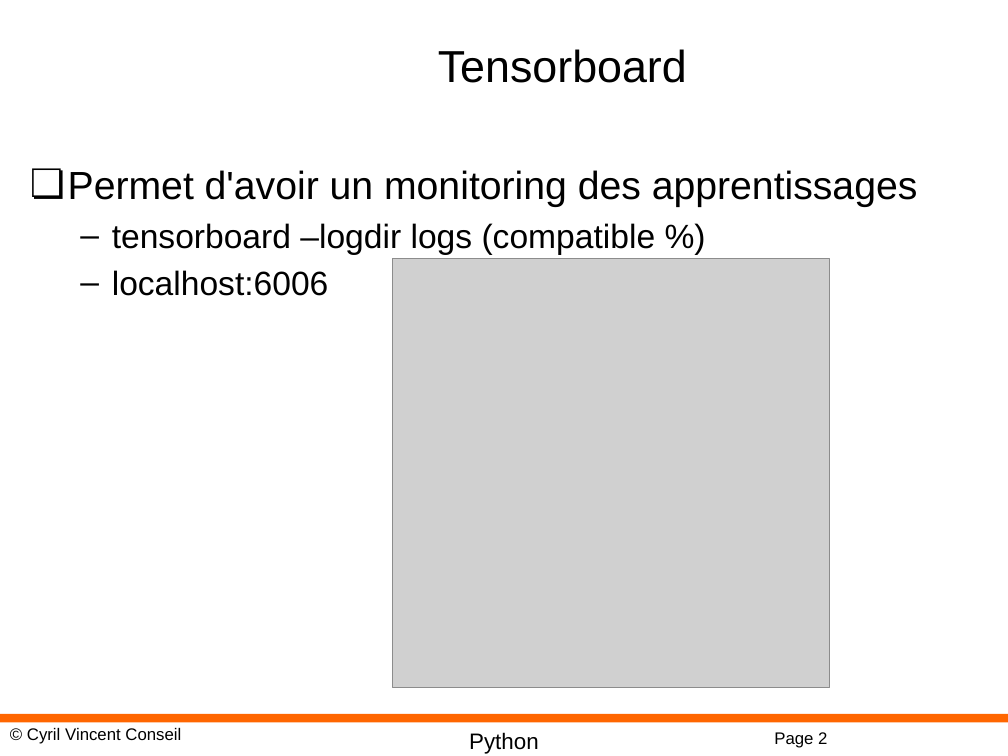
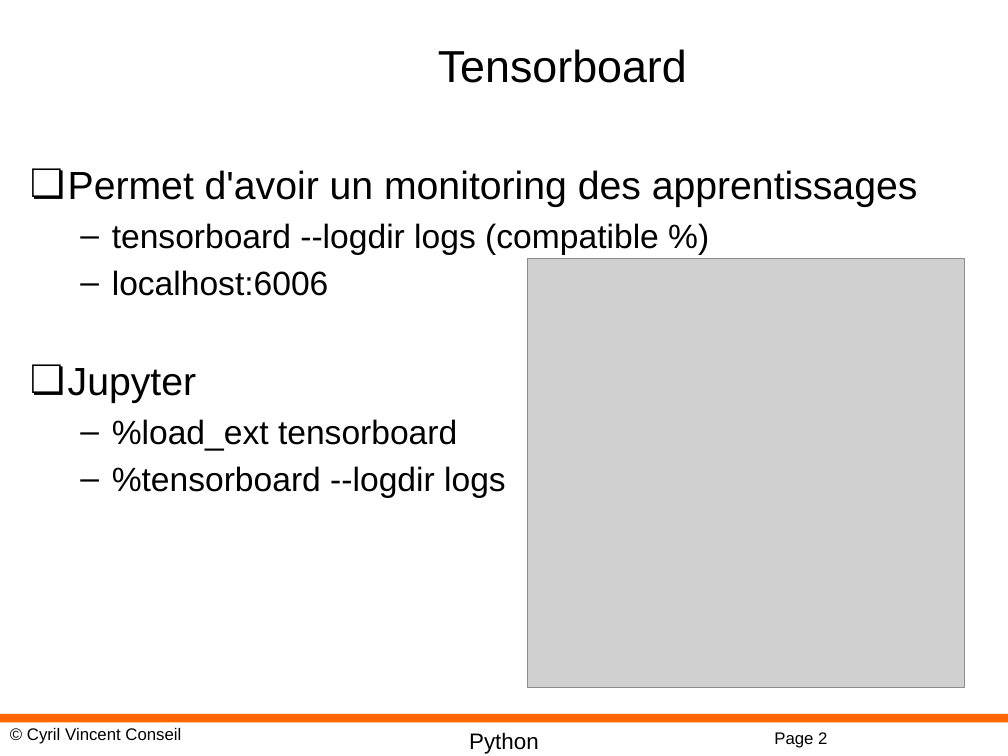
Before and after one commit to cyrilvincent/DL, a slide deck: slide 2 of PPT/DeepLearning18-Tensorboard.pptx. Drawn at 1008x756 pixels with LibreOffice and Linux fonts; fonts in the diff are those of the drawing; grey boxes stand for pictures; background and template pictures are left out. Boxes give left, top, right and bottom in pixels: in the first picture for what was removed or moved away, otherwise in the second. Text is boxed around its words. In the diff, an @@ line names an element or a change of style, - is before the commit and + after.

```diff
--- a/PPT/DeepLearning18-Tensorboard.pptx
+++ b/PPT/DeepLearning18-Tensorboard.pptx
@@ text at box(112, 223, 659, 255): text changed @@
-  – tensorboard –logdir logs (compatible %)
+  – tensorboard --logdir logs (compatible %)
@@ picture: place and size @@
-picture at box(393, 259, 830, 687)
+picture at box(528, 259, 965, 687)
@@ text at box(68, 368, 506, 498): paragraphs added @@
+❏ Jupyter
+  – %load_ext tensorboard
+  – %tensorboard --logdir logs
```
Also in this commit, not shown: 20 other files.
